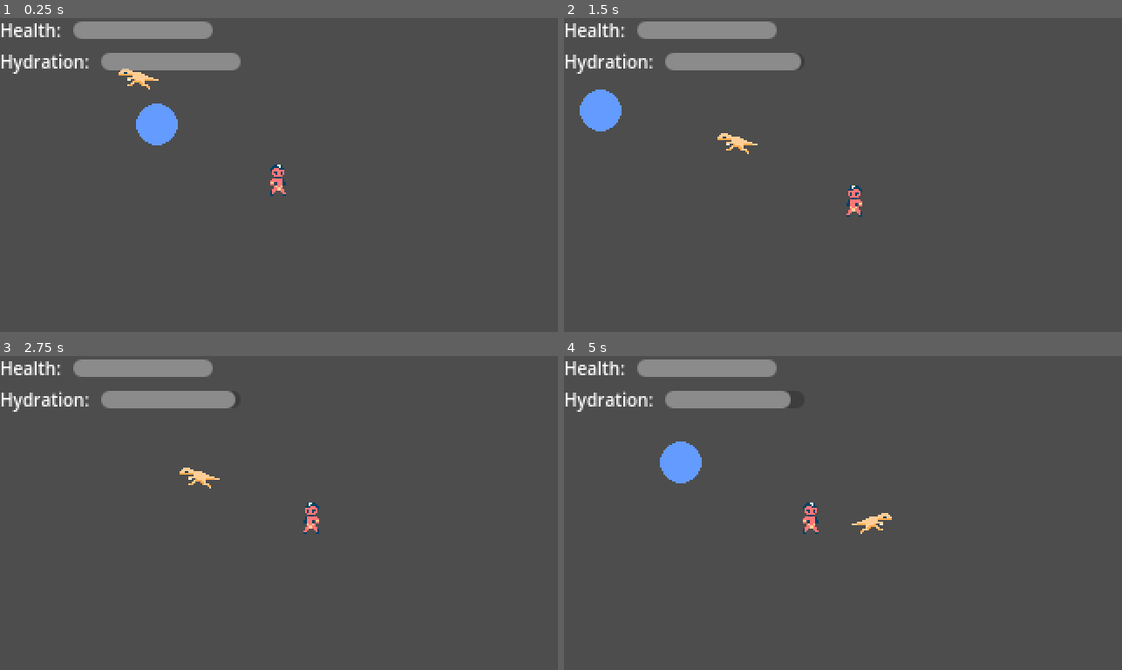
Above: before the commit, frames 1-4 (two rows, left to right).
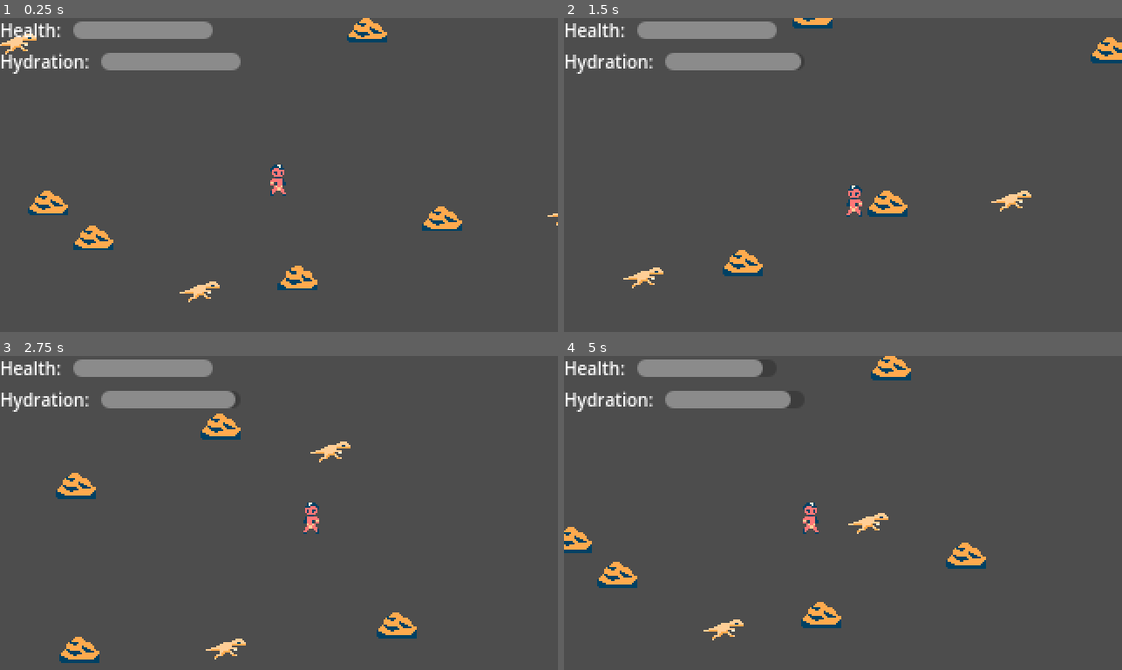
Above: after the commit, the same moments.

Repository: jonathandavidlewis/micro-survival
Game: Godot game, scene res://main_level.tscn
Same seed, same stepped clock (60 frames per second), same inputs: the game is played once before the commit and once after it.
Inputs:
- Up to frame 1 (0.25 s): no input
- Up to frame 2 (1.5 s): hold D (right) 0.53-1.28 s; hold E (interact) 0.53-1.28 s; hold S (down) from 1.28 s (still down); tap E (interact) at 1.35 s
- Up to frame 3 (2.75 s): release S (down) at 2.03 s; hold D (right) from 2.03 s (still down); hold E (interact) from 2.03 s (still down)
- Up to frame 4 (5 s): release D (right) at 2.78 s; release E (interact) at 2.78 s; hold W (up) 2.78-3.53 s; tap E (interact) at 2.85, 4.35 s; hold E (interact) 3.53-4.28 s; hold A (left) from 3.53 s (still down)

The runs differ from the first frame. In frame 1, 3.3% of the frame differs, in the area x 0-100%, y 0-91%; in frame 2, 2.8%; in frame 3, 2.3%; in frame 4, 3.3%, in the area x 0-76%, y 0-91%.

Commit message:
add animated sprites, add level layout

Diff:
--- a/project/enemy/enemy_animated_sprite.tscn
+++ b/project/enemy/enemy_animated_sprite.tscn
@@ -46,4 +46,4 @@
 [node name="AnimatedSprite2D" type="AnimatedSprite2D"]
 sprite_frames = SubResource("SpriteFrames_3x1xd")
 animation = &"run"
-frame_progress = 0.778525
+frame_progress = 0.714592
--- a/project/main_level.tscn
+++ b/project/main_level.tscn
@@ -2,8 +2,8 @@
 
 [ext_resource type="PackedScene" uid="uid://dul8mhj7pomaw" path="res://ui/ui.tscn" id="1_g2uwy"]
 [ext_resource type="PackedScene" uid="uid://dii2c2yiu7w88" path="res://player/player.tscn" id="2_87xmn"]
+[ext_resource type="PackedScene" uid="uid://d2evpi6nvudt1" path="res://bush/bush.tscn" id="4_r0v67"]
 [ext_resource type="PackedScene" uid="uid://d0y0habehy3a2" path="res://enemy/enemy.tscn" id="4_ykdti"]
-[ext_resource type="PackedScene" uid="uid://b6adeviogiean" path="res://interactable/interactable.tscn" id="5_edi4b"]
 
 [node name="MainLevel" type="Node2D"]
 
@@ -12,9 +12,84 @@
 
 [node name="Player" parent="." instance=ExtResource("2_87xmn")]
 unique_name_in_owner = true
-position = Vector2(96, 72)
-
-[node name="Interactable" parent="." instance=ExtResource("5_edi4b")]
-position = Vector2(26, 43)
+position = Vector2(154, 110)
 
 [node name="Enemy" parent="." instance=ExtResource("4_ykdti")]
+position = Vector2(-139, 94)
+
+[node name="Enemy2" parent="." instance=ExtResource("4_ykdti")]
+position = Vector2(-52, 197)
+
+[node name="Enemy3" parent="." instance=ExtResource("4_ykdti")]
+position = Vector2(251, 257)
+
+[node name="Enemy4" parent="." instance=ExtResource("4_ykdti")]
+position = Vector2(320, 127)
+
+[node name="Enemy5" parent="." instance=ExtResource("4_ykdti")]
+position = Vector2(258, -12)
+
+[node name="Enemy6" parent="." instance=ExtResource("4_ykdti")]
+position = Vector2(109, 171)
+
+[node name="Enemy7" parent="." instance=ExtResource("4_ykdti")]
+position = Vector2(4, 29)
+
+[node name="Enemy8" parent="." instance=ExtResource("4_ykdti")]
+position = Vector2(-248, -34)
+
+[node name="Enemy9" parent="." instance=ExtResource("4_ykdti")]
+position = Vector2(54, -91)
+
+[node name="Enemy10" parent="." instance=ExtResource("4_ykdti")]
+position = Vector2(-220, 314)
+
+[node name="Bushes" type="Node2D" parent="."]
+
+[node name="Bush" parent="Bushes" instance=ExtResource("4_r0v67")]
+position = Vector2(320, -76)
+
+[node name="Bush2" parent="Bushes" instance=ExtResource("4_r0v67")]
+position = Vector2(-155, 154)
+
+[node name="Bush3" parent="Bushes" instance=ExtResource("4_r0v67")]
+position = Vector2(85, 234)
+
+[node name="Bush4" parent="Bushes" instance=ExtResource("4_r0v67")]
+position = Vector2(349, 257)
+
+[node name="Bush5" parent="Bushes" instance=ExtResource("4_r0v67")]
+position = Vector2(376, 55)
+
+[node name="Bush6" parent="Bushes" instance=ExtResource("4_r0v67")]
+position = Vector2(248, 143)
+
+[node name="Bush7" parent="Bushes" instance=ExtResource("4_r0v67")]
+position = Vector2(-80, 259)
+
+[node name="Bush8" parent="Bushes" instance=ExtResource("4_r0v67")]
+position = Vector2(205, 35)
+
+[node name="Bush9" parent="Bushes" instance=ExtResource("4_r0v67")]
+position = Vector2(22, 134)
+
+[node name="Bush10" parent="Bushes" instance=ExtResource("4_r0v67")]
+position = Vector2(-171, 19)
+
+[node name="Bush11" parent="Bushes" instance=ExtResource("4_r0v67")]
+position = Vector2(-156, 33)
+
+[node name="Bush12" parent="Bushes" instance=ExtResource("4_r0v67")]
+position = Vector2(48, 154)
+
+[node name="Bush13" parent="Bushes" instance=ExtResource("4_r0v67")]
+position = Vector2(165, 177)
+
+[node name="Bush14" parent="Bushes" instance=ExtResource("4_r0v67")]
+position = Vector2(167, 271)
+
+[node name="Bush15" parent="Bushes" instance=ExtResource("4_r0v67")]
+position = Vector2(39, -107)
+
+[node name="Bush16" parent="Bushes" instance=ExtResource("4_r0v67")]
+position = Vector2(-146, -113)
--- a/project/player/player_animated_sprite.tscn
+++ b/project/player/player_animated_sprite.tscn
@@ -46,4 +46,4 @@
 [node name="AnimatedSprite2D" type="AnimatedSprite2D"]
 sprite_frames = SubResource("SpriteFrames_207na")
 animation = &"run"
-frame_progress = 0.759544
+frame_progress = 0.710394
